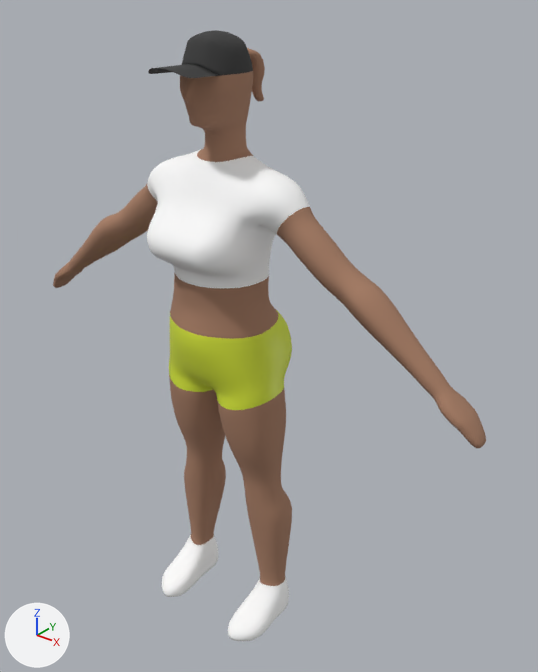
What one commit did to the FBX model Assets/Prefabs/Girl.fbx.
Camera for both pictures: a camera (50 mm lens) standing at (1.236, -1.357, 1.802) and looking at (0.08, 0.089, 0.905). Arrows for +X, +Y and +Z are at lower left; the lights stay in place. Where no turn or scale is listed for an object, it has been applied to the vertices.

Names of what the first picture shows: 'Girl'.
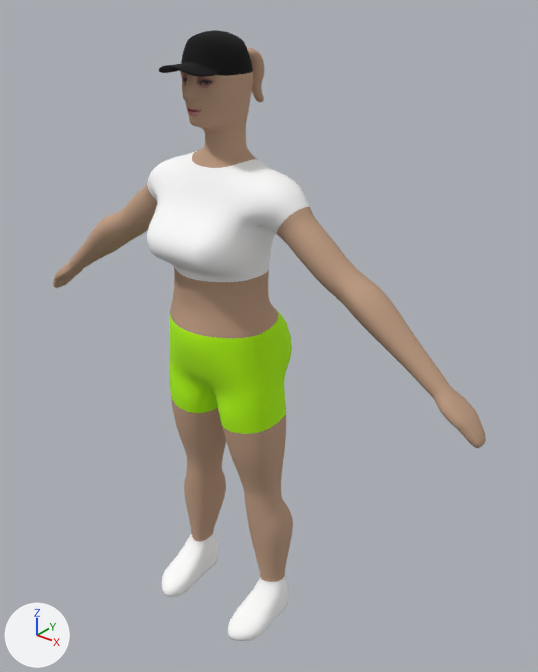
Where the newer file only moved an object's origin or applied its transform, the numbers keep the older frame.

Where the change shows, as pixel boxes (x1, y1, x2, y2) in the pictures (538 x 672 px; the box of a moved part takes in the faces that stretch with it):
'Girl', reshaped: before (53, 30, 486, 642); after (53, 30, 486, 641)
part 1 of me_cube_021, moved or reshaped: before (169, 359, 292, 581); after (169, 359, 293, 582)
part 2 of me_cube_021, built on: before (54, 37, 263, 288); after (56, 36, 263, 283)
part 3 of me_cube_021, moved or reshaped: before (398, 350, 485, 448); after (400, 347, 485, 448)
part 4 of me_cube_021, recoloured (brown to beige): (53, 49, 485, 586) in both
part 5 of me_cube_021, recoloured (yellow to green): (170, 311, 292, 400) in both
part 6 of me_cube_021, recoloured: (147, 151, 310, 623) in both
part 7 of me_cube_021, recoloured (grey to black): (189, 30, 251, 70) in both

Diff of the bpy script that builds the scene:
```diff
--- a/Assets/Prefabs/Girl.fbx.py
+++ b/Assets/Prefabs/Girl.fbx.py
@@ img_girl_texture_png @@
+img_girl_texture_png = load_image('Girl_texture.png', '_unpacked/Girl_texture.png', 1024, 1024, 'sRGB')
@@ mat_material @@
+mat_material = principled_material('Material')
+mat_material.texture = img_girl_texture_png  # with its transparency
+mat_material.roughness = 1.0
@@ me_cube_021 @@
 # used by ob_girl; location = (0.0, 0.0, 0.0)
-me_cube_021.from_pydata(...)  # 5826 vertices, 5820 faces; spans x -0.75..0.75, y -0.19..0.16, z 0.0..1.69
+me_cube_021.from_pydata(...)  # 6518 vertices, 6516 faces; spans x -0.75..0.75, y -0.18..0.16, z 0.0..1.69
+# me_cube_021 part 1: 352 vertices moved from x -0.19..0.19, y -0.13..0.1, z 0.01..0.78 to x -0.2..0.2, y -0.13..0.09, z 0.01..0.77; 240 vertices removed from x -0.19..0.19, y -0.13..0.1, z 0.01..0.82; 624 vertices added at x -0.2..0.2, y -0.13..0.1, z 0.01..0.81
+# me_cube_021 part 2: 100 vertices moved within x -0.75..0.07, y -0.16..0.08, z 0.87..1.67; 153 vertices removed from x -0.75..0.08, y -0.19..0.15, z 0.87..1.67; 461 vertices added at x -0.75..0.08, y -0.16..0.16, z 0.87..1.67
+# me_cube_021 part 3: 21 vertices moved within x 0.6..0.75, y -0.04..0.04, z 0.87..1.0; 26 vertices removed from x 0.58..0.75, y -0.04..0.04, z 0.87..1.03; 26 vertices added at x 0.58..0.75, y -0.03..0.04, z 0.87..1.03
+# me_cube_021 part 4: 2662 faces spanning x -0.75..0.75, y -0.14..0.16, z 0.13..1.64 switch from mat_skin_002 (brown #a77d65) to mat_material (picture img_girl_texture_png)
+# me_cube_021 part 5: 277 faces spanning x -0.17..0.17, y -0.14..0.15, z 0.75..0.99 switch from mat_yellov_fluo (yellow #d7e737) to mat_material (picture img_girl_texture_png)
+# me_cube_021 part 6: 1343 faces spanning x -0.25..0.25, y -0.18..0.12, z 0.0..1.41 switch from mat_white_002 (white #ffffff) to mat_material (picture img_girl_texture_png)
+# me_cube_021 part 7: 150 faces spanning x -0.08..0.08, y -0.08..0.07, z 1.61..1.69 switch from mat_black (black #3e3e3e) to mat_material (picture img_girl_texture_png)
```
